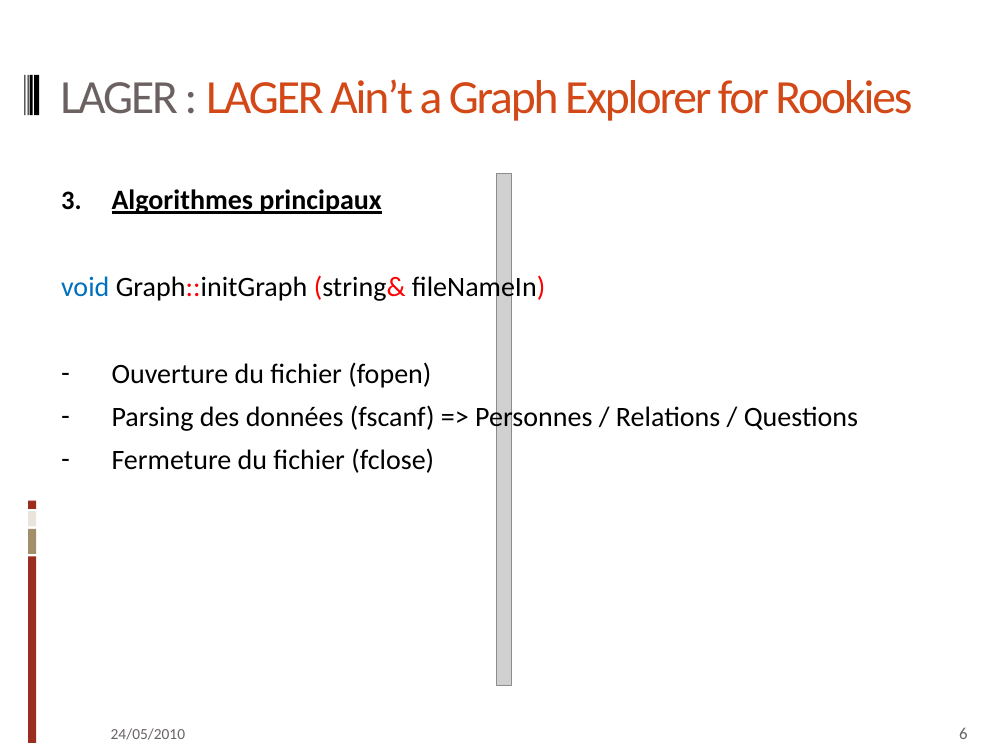
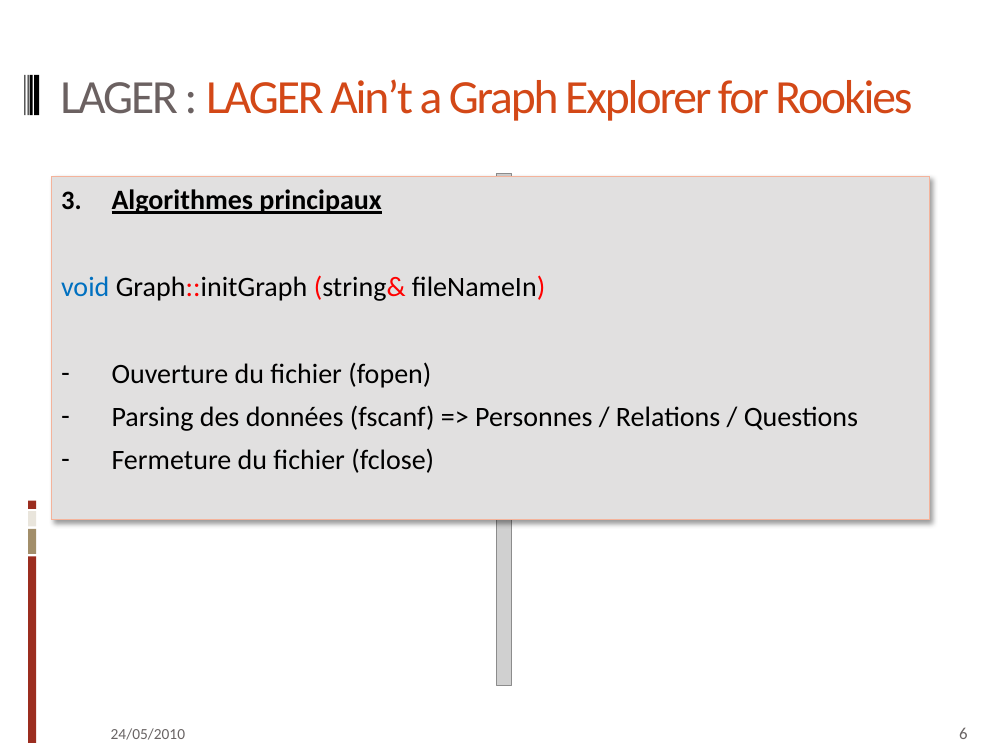
Before and after one commit to qkdreyer/ig3projetc, a slide deck: slide 6 of doc/pptx cpp.pptx. Drawn at 1008x756 pixels with LibreOffice and Linux fonts; fonts in the diff are those of the drawing; grey boxes stand for pictures. Boxes give left, top, right and bottom in pixels: in the first picture for what was removed or moved away, otherwise in the second. Text is boxed around its words. In the diff, an @@ line names an element or a change of style, - is before the commit and + after.

```diff
--- a/doc/pptx cpp.pptx
+++ b/doc/pptx cpp.pptx
@@ text "Algorithmes principaux" resized from (x1=61, y1=189, x2=858, y2=473) to (x1=51, y1=176, x2=929, y2=520) @@
@@ text "Algorithmes principaux" at (x1=51, y1=176, x2=929, y2=520): fill none to #E1E0E0; outline none to #F4B39B 0.75 pt; shadow on @@
```
Also in this commit, not shown: 12 other slides changed, 1 other file.
